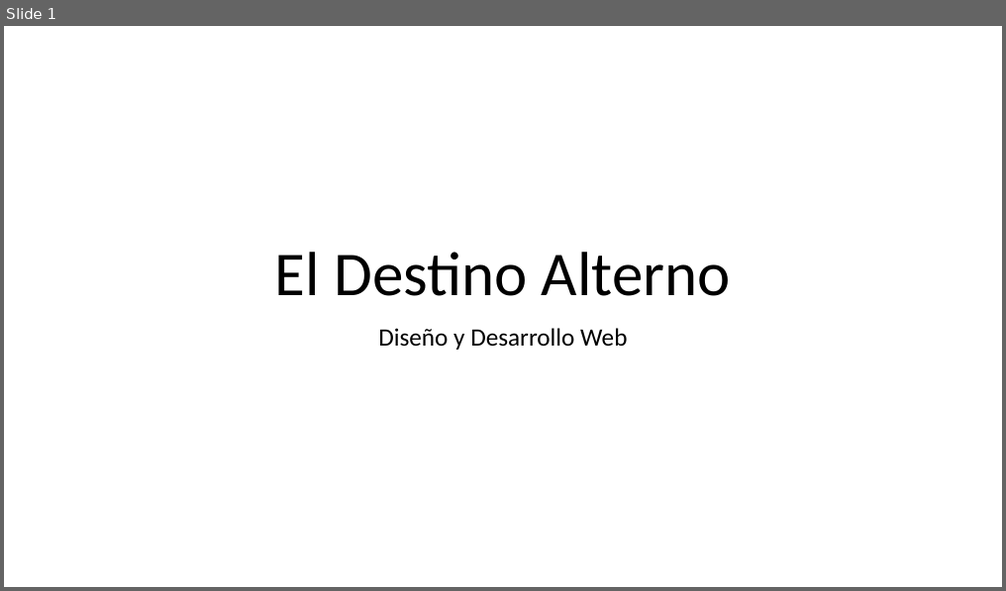
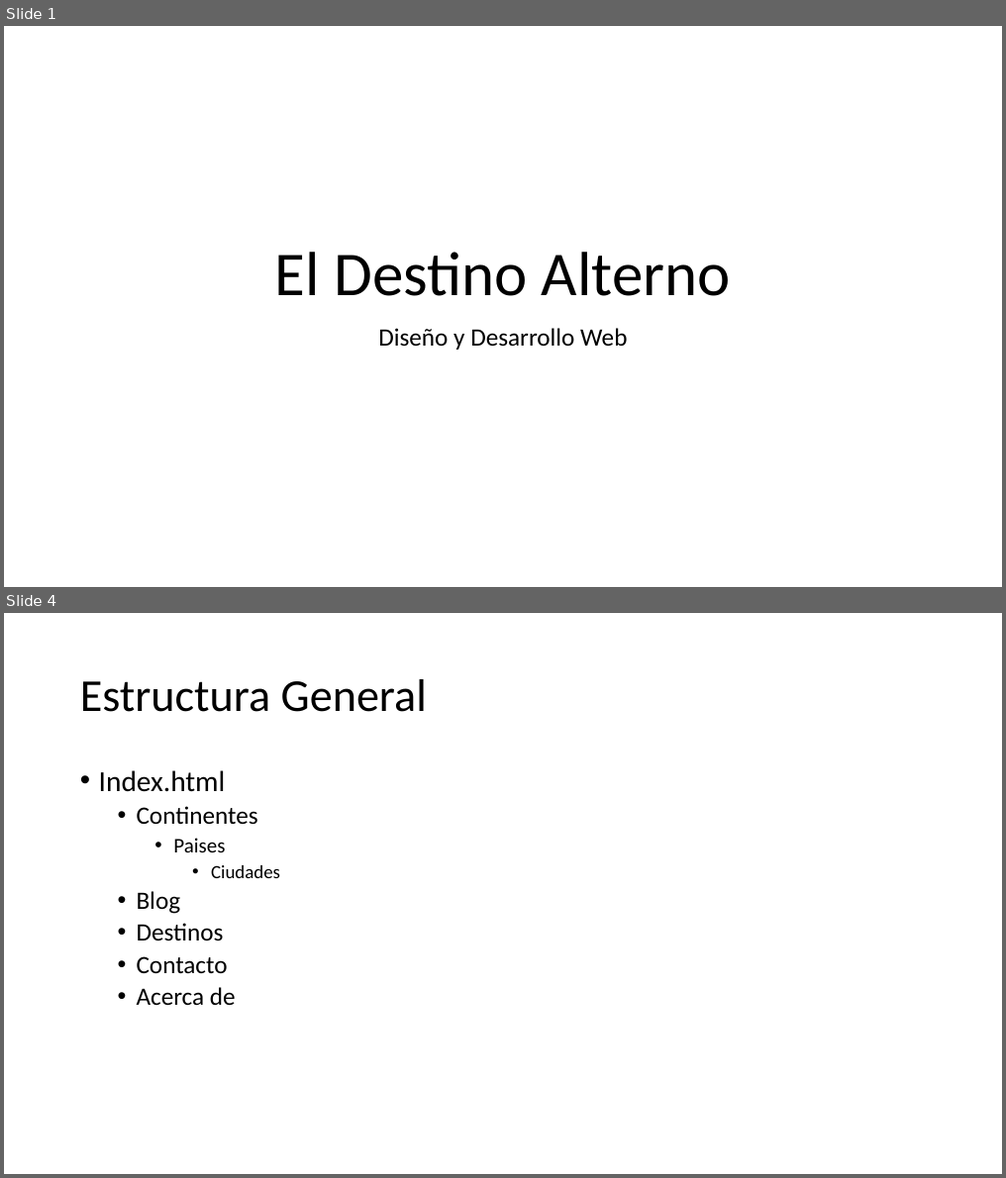
Before and after one commit to dominique120/1684, a slide deck: El Destino Alterno.pptx. Shown one above the other, each under a label of ours: slide 1 before the commit, slides 1 and 4 after it; the slides between them are not shown. The pictures are 1006x591 and 1006x1178 pixels, drawn with LibreOffice and Linux fonts; fonts in the diff are those of the drawing. Boxes give left, top, right and bottom in pixels: in the first picture for what was removed or moved away, otherwise in the second. Text is boxed around its words. In the diff, an @@ line names an element or a change of style, - is before the commit and + after.

```diff
--- a/El Destino Alterno.pptx
+++ b/El Destino Alterno.pptx
@@ slide 4 added at [4, 613, 1002, 1174], background #FFFFFF @@
@@ title added at [80, 679, 427, 712], 44 pt, text #000000 @@
+Estructura General
@@ text added at [99, 770, 280, 1006], 24 pt, text #000000 @@
+• Index.html
+  • Continentes
+    • Paises
+      • Ciudades
+  • Blog
+  • Destinos
+  • Contacto
+  • Acerca de
```
Also in this commit, not shown: 1 slide changed, 2 other slides added.
